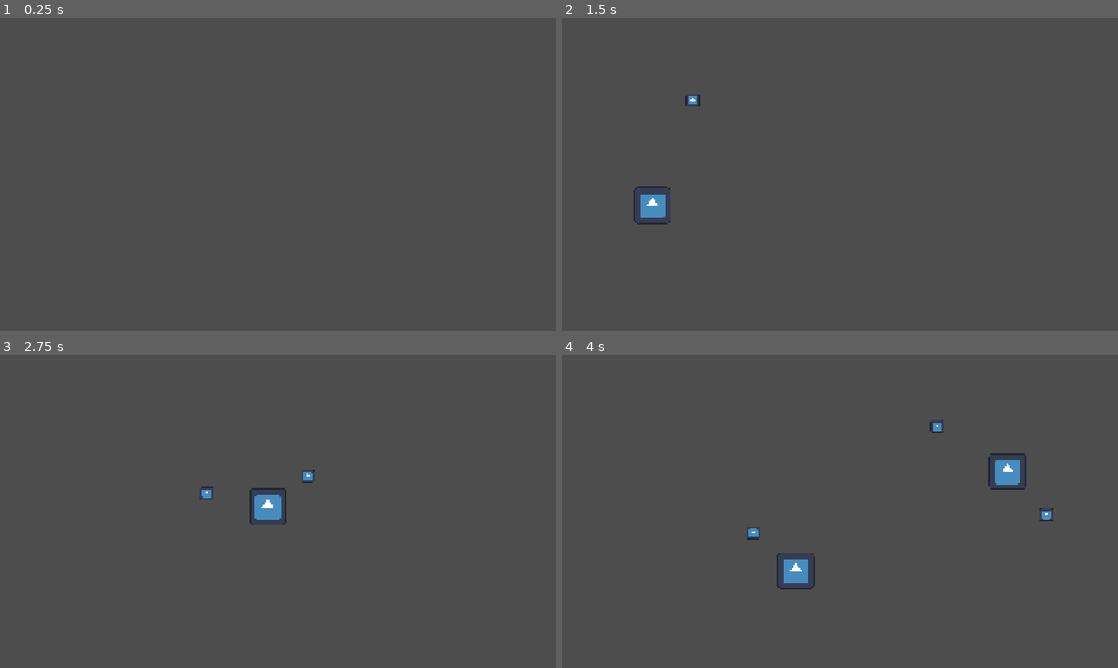
Above: before the commit, frames 1-4 (two rows, left to right).
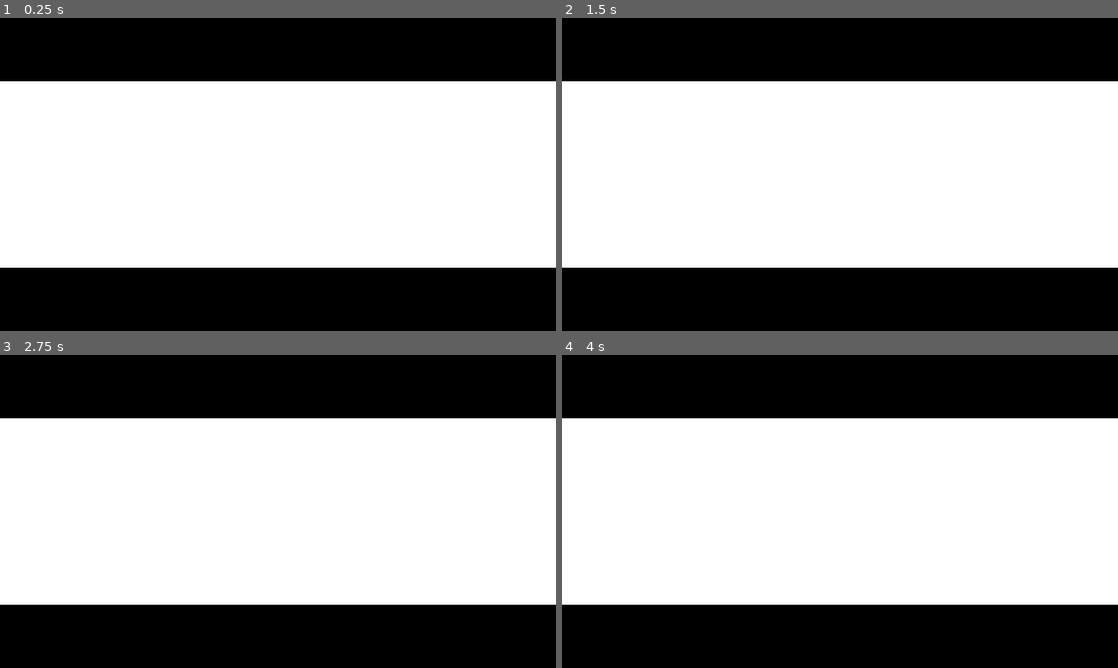
Above: after the commit, the same moments.

Repository: OchoTumbao/JaenJam
Game: Godot game, scene res://GameController.tscn
Same seed, same stepped clock (60 frames per second), same inputs: the game is played once before the commit and once after it. The engine's default icon, where the game draws it, is replaced by a stand-in: a white triangle on a blue panel in a dark square.
Inputs (mouse positions are in pixels of both pictures, inside the frame that each line leads up to):
- Up to frame 1 (0.25 s): no input
- Up to frame 2 (1.5 s): tap Enter (ui_accept) at 0.5, 0.77 s; move the mouse to (962, 158) at 0.52 s; hold D (move_right) from 0.53 s (still down); click (962, 158) at 0.6 s; move the mouse to (728, 190) at 1.27 s; right-click (728, 190) at 1.35 s
- Up to frame 3 (2.75 s): tap Enter (ui_accept) at 1.52 s; move the mouse to (333, 442) at 2.02 s; release D (move_right) at 2.03 s; hold A (move_left) from 2.03 s (still down); click (333, 442) at 2.1 s
- Up to frame 4 (4 s): move the mouse to (812, 574) at 2.77 s; release A (move_left) at 2.78 s; hold D (move_right) from 2.78 s (still down); right-click (812, 574) at 2.85 s; tap Enter (ui_accept) at 3.02, 3.77 s; move the mouse to (1006, 558) at 3.52 s; click (1006, 558) at 3.6 s

The runs differ from the first frame. In frame 1, 100% of the frame differs, in the area x 0-100%, y 0-100%; in frame 2, 100%; in frame 3, 100%; in frame 4, 100%.

Commit message:
Added scene format

Diff:
--- a/jaen-jam/scenes/Opening.tscn
+++ b/jaen-jam/scenes/Opening.tscn
@@ -1,17 +1,38 @@
 [gd_scene format=3 uid="uid://w3bkdbmhcl5y"]
 
 [ext_resource type="PackedScene" uid="uid://ti57b7etl62j" path="res://characters/player/player.tscn" id="1_p5iyt"]
+[ext_resource type="Script" uid="uid://b1iwne3b6uumg" path="res://scripts/opening.gd" id="1_rp10g"]
 
 [sub_resource type="RectangleShape2D" id="RectangleShape2D_5mgoa"]
-size = Vector2(1915.5, 327)
+size = Vector2(1926, 327)
 
 [node name="Opening" type="Node2D" unique_id=1333896469]
+script = ExtResource("1_rp10g")
+
+[node name="CanvasLayer" type="CanvasLayer" parent="." unique_id=1409959363]
+layer = -1
+
+[node name="ColorRect" type="ColorRect" parent="CanvasLayer" unique_id=430370491]
+offset_top = 864.0
+offset_right = 1920.0
+offset_bottom = 1080.0
+color = Color(0, 0, 0, 1)
+
+[node name="ColorRect2" type="ColorRect" parent="CanvasLayer" unique_id=778796728]
+offset_right = 1920.0
+offset_bottom = 216.0
+color = Color(0, 0, 0, 1)
+
+[node name="ColorRect3" type="ColorRect" parent="CanvasLayer" unique_id=1584213262]
+offset_top = 216.0
+offset_right = 1920.0
+offset_bottom = 864.0
 
 [node name="Player" parent="." unique_id=1434158289 instance=ExtResource("1_p5iyt")]
-position = Vector2(-6, -2)
+position = Vector2(194, 657)
 
 [node name="StaticBody2D" type="StaticBody2D" parent="." unique_id=1344209202]
 
 [node name="CollisionShape2D" type="CollisionShape2D" parent="StaticBody2D" unique_id=889524402]
-position = Vector2(960.25, 919)
+position = Vector2(960, 919)
 shape = SubResource("RectangleShape2D_5mgoa")
--- a/jaen-jam/scenes/Phase1.tscn
+++ b/jaen-jam/scenes/Phase1.tscn
@@ -1,3 +1,36 @@
 [gd_scene format=3 uid="uid://dnktmnwyfqin5"]
 
+[ext_resource type="PackedScene" uid="uid://ti57b7etl62j" path="res://characters/player/player.tscn" id="1_0dg7t"]
+
+[sub_resource type="RectangleShape2D" id="RectangleShape2D_4fcp5"]
+size = Vector2(1926, 327)
+
 [node name="Phase1" type="Node2D" unique_id=1645063333]
+
+[node name="CanvasLayer" type="CanvasLayer" parent="." unique_id=1742434230]
+layer = -1
+
+[node name="ColorRect" type="ColorRect" parent="CanvasLayer" unique_id=130005342]
+offset_top = 864.0
+offset_right = 1920.0
+offset_bottom = 1080.0
+color = Color(0, 0, 0, 1)
+
+[node name="ColorRect2" type="ColorRect" parent="CanvasLayer" unique_id=181364672]
+offset_right = 1920.0
+offset_bottom = 216.0
+color = Color(0, 0, 0, 1)
+
+[node name="ColorRect3" type="ColorRect" parent="CanvasLayer" unique_id=1817015099]
+offset_top = 216.0
+offset_right = 1920.0
+offset_bottom = 864.0
+
+[node name="Player" parent="." unique_id=1434158289 instance=ExtResource("1_0dg7t")]
+position = Vector2(194, 657)
+
+[node name="StaticBody2D" type="StaticBody2D" parent="." unique_id=420038326]
+
+[node name="CollisionShape2D" type="CollisionShape2D" parent="StaticBody2D" unique_id=408449282]
+position = Vector2(960, 919)
+shape = SubResource("RectangleShape2D_4fcp5")
--- a/jaen-jam/scenes/Phase2.tscn
+++ b/jaen-jam/scenes/Phase2.tscn
@@ -1,3 +1,36 @@
 [gd_scene format=3 uid="uid://ci0ypchye36vc"]
 
+[ext_resource type="PackedScene" uid="uid://ti57b7etl62j" path="res://characters/player/player.tscn" id="1_ky2pr"]
+
+[sub_resource type="RectangleShape2D" id="RectangleShape2D_u3v5j"]
+size = Vector2(1926, 327)
+
 [node name="Phase2" type="Node2D" unique_id=829915753]
+
+[node name="CanvasLayer" type="CanvasLayer" parent="." unique_id=379158980]
+layer = -1
+
+[node name="ColorRect" type="ColorRect" parent="CanvasLayer" unique_id=1910313147]
+offset_top = 864.0
+offset_right = 1920.0
+offset_bottom = 1080.0
+color = Color(0, 0, 0, 1)
+
+[node name="ColorRect2" type="ColorRect" parent="CanvasLayer" unique_id=679456322]
+offset_right = 1920.0
+offset_bottom = 216.0
+color = Color(0, 0, 0, 1)
+
+[node name="ColorRect3" type="ColorRect" parent="CanvasLayer" unique_id=1510641141]
+offset_top = 216.0
+offset_right = 1920.0
+offset_bottom = 864.0
+
+[node name="Player" parent="." unique_id=1434158289 instance=ExtResource("1_ky2pr")]
+position = Vector2(194, 657)
+
+[node name="StaticBody2D" type="StaticBody2D" parent="." unique_id=1846391031]
+
+[node name="CollisionShape2D" type="CollisionShape2D" parent="StaticBody2D" unique_id=1901351024]
+position = Vector2(960, 919)
+shape = SubResource("RectangleShape2D_u3v5j")
--- /dev/null
+++ b/jaen-jam/scripts/opening.gd
@@ -0,0 +1,4 @@
+extends Node2D
+
+func _ready() -> void:
+	Global.spawn_bee(self, false, 800)
Binary file added: jaen-jam/images/backgrounds/bg.JPG
Not shown, added: jaen-jam/images/backgrounds/bg.JPG.import
Not shown, added: jaen-jam/scripts/opening.gd.uid
